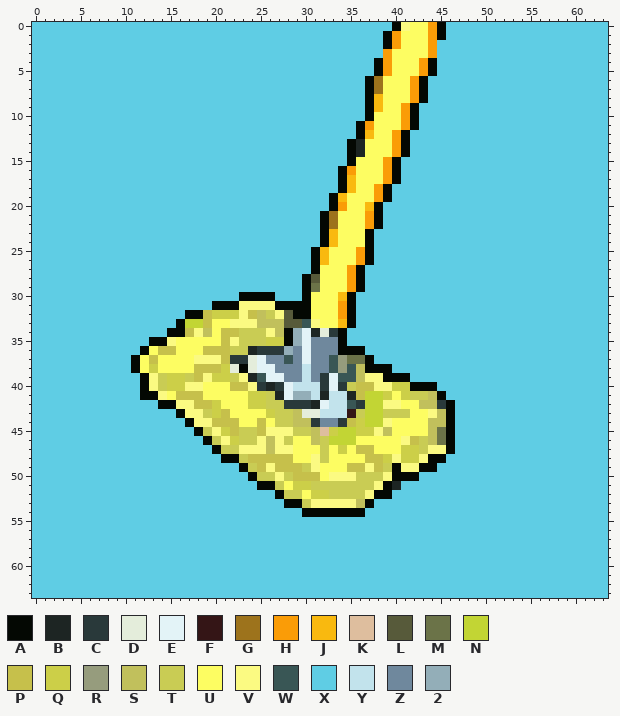
Edited in one commit: pixel-art sprite (img/jobPostingIcons/2.png). That is the earlier state.
The file is 64x64 pixels. Colours within 5 levels of each other are drawn and written as one.
Palette (. is transparent): A #040803  B #1d2523  C #29393a  D #e4eddb  E #e3f3f7  F #341516  G #9d731c  H #fa9c07  J #f9b90f  K #debe9e  L #575a3a  M #6b7348  N #c2d534  P #c6c04b  Q #cccf48  R #969c7d  S #c1c05c  T #c9cc54  U #fdfd62  V #fbfa82  W #395655  X #5fcde4  Y #c2e3ec  Z #6f889d  2 #93aeb8
Pixels before, first column x 0:
 0 XXXXXXXXXXXXXXXXXXXXXXXXXXXXXXXXXXXXXXXXAVUUHAXXXXXXXXXXXXXXXXXX
 1 XXXXXXXXXXXXXXXXXXXXXXXXXXXXXXXXXXXXXXXAHUUUHAXXXXXXXXXXXXXXXXXX
 2 XXXXXXXXXXXXXXXXXXXXXXXXXXXXXXXXXXXXXXXAHUUUHXXXXXXXXXXXXXXXXXXX
 3 XXXXXXXXXXXXXXXXXXXXXXXXXXXXXXXXXXXXXXXHUUUUHXXXXXXXXXXXXXXXXXXX
 4 XXXXXXXXXXXXXXXXXXXXXXXXXXXXXXXXXXXXXXAHUUUHAXXXXXXXXXXXXXXXXXXX
 5 XXXXXXXXXXXXXXXXXXXXXXXXXXXXXXXXXXXXXXAHUUUHAXXXXXXXXXXXXXXXXXXX
 6 XXXXXXXXXXXXXXXXXXXXXXXXXXXXXXXXXXXXXAGUUUHAXXXXXXXXXXXXXXXXXXXX
 7 XXXXXXXXXXXXXXXXXXXXXXXXXXXXXXXXXXXXXAGUUUHAXXXXXXXXXXXXXXXXXXXX
 8 XXXXXXXXXXXXXXXXXXXXXXXXXXXXXXXXXXXXXAJUUUHAXXXXXXXXXXXXXXXXXXXX
 9 XXXXXXXXXXXXXXXXXXXXXXXXXXXXXXXXXXXXXAJUUHAXXXXXXXXXXXXXXXXXXXXX
10 XXXXXXXXXXXXXXXXXXXXXXXXXXXXXXXXXXXXXAUUUHAXXXXXXXXXXXXXXXXXXXXX
11 XXXXXXXXXXXXXXXXXXXXXXXXXXXXXXXXXXXXAHUUUHAXXXXXXXXXXXXXXXXXXXXX
12 XXXXXXXXXXXXXXXXXXXXXXXXXXXXXXXXXXXXAJUUHAXXXXXXXXXXXXXXXXXXXXXX
13 XXXXXXXXXXXXXXXXXXXXXXXXXXXXXXXXXXXABUUUHAXXXXXXXXXXXXXXXXXXXXXX
14 XXXXXXXXXXXXXXXXXXXXXXXXXXXXXXXXXXXABUUUHAXXXXXXXXXXXXXXXXXXXXXX
15 XXXXXXXXXXXXXXXXXXXXXXXXXXXXXXXXXXXAUUUHAXXXXXXXXXXXXXXXXXXXXXXX
16 XXXXXXXXXXXXXXXXXXXXXXXXXXXXXXXXXXAHUUUHAXXXXXXXXXXXXXXXXXXXXXXX
17 XXXXXXXXXXXXXXXXXXXXXXXXXXXXXXXXXXAJUUUHAXXXXXXXXXXXXXXXXXXXXXXX
18 XXXXXXXXXXXXXXXXXXXXXXXXXXXXXXXXXXAJUUHAXXXXXXXXXXXXXXXXXXXXXXXX
19 XXXXXXXXXXXXXXXXXXXXXXXXXXXXXXXXXAJUUUHAXXXXXXXXXXXXXXXXXXXXXXXX
20 XXXXXXXXXXXXXXXXXXXXXXXXXXXXXXXXXAHUUJAXXXXXXXXXXXXXXXXXXXXXXXXX
21 XXXXXXXXXXXXXXXXXXXXXXXXXXXXXXXXAGUUUHAXXXXXXXXXXXXXXXXXXXXXXXXX
22 XXXXXXXXXXXXXXXXXXXXXXXXXXXXXXXXAGUUUHAXXXXXXXXXXXXXXXXXXXXXXXXX
23 XXXXXXXXXXXXXXXXXXXXXXXXXXXXXXXXAJUUUAXXXXXXXXXXXXXXXXXXXXXXXXXX
24 XXXXXXXXXXXXXXXXXXXXXXXXXXXXXXXXAJUUUAXXXXXXXXXXXXXXXXXXXXXXXXXX
25 XXXXXXXXXXXXXXXXXXXXXXXXXXXXXXXAJUUUHAXXXXXXXXXXXXXXXXXXXXXXXXXX
26 XXXXXXXXXXXXXXXXXXXXXXXXXXXXXXXAJUUUHAXXXXXXXXXXXXXXXXXXXXXXXXXX
27 XXXXXXXXXXXXXXXXXXXXXXXXXXXXXXXAUUUHAXXXXXXXXXXXXXXXXXXXXXXXXXXX
28 XXXXXXXXXXXXXXXXXXXXXXXXXXXXXXALUUUHAXXXXXXXXXXXXXXXXXXXXXXXXXXX
29 XXXXXXXXXXXXXXXXXXXXXXXXXXXXXXAMUUUHAXXXXXXXXXXXXXXXXXXXXXXXXXXX
30 XXXXXXXXXXXXXXXXXXXXXXXAAAAXXXAUUUJAXXXXXXXXXXXXXXXXXXXXXXXXXXXX
31 XXXXXXXXXXXXXXXXXXXXAAAVVVVAAAAUUUHAXXXXXXXXXXXXXXXXXXXXXXXXXXXX
32 XXXXXXXXXXXXXXXXXAAPQQQVPSTVLAAUUUHAXXXXXXXXXXXXXXXXXXXXXXXXXXXX
33 XXXXXXXXXXXXXXXXANNPUUVVVSSSLLWVUUJAXXXXXXXXXXXXXXXXXXXXXXXXXXXX
34 XXXXXXXXXXXXXXXAAPVSUPPTTTVSA2EBDCAXXXXXXXXXXXXXXXXXXXXXXXXXXXXX
35 XXXXXXXXXXXXXAAVUUUUUPVTTTQQA2EZZZAXXXXXXXXXXXXXXXXXXXXXXXXXXXXX
36 XXXXXXXXXXXXAUPPUUUPPPTTBCCC2ZEZZZAAAXXXXXXXXXXXXXXXXXXXXXXXXXXX
37 XXXXXXXXXXXAUPUUUUVVVPCCDEZZWZEZZWRMMAXXXXXXXXXXXXXXXXXXXXXXXXXX
38 XXXXXXXXXXXAUQUUUUPPPQDADEEZZZYZZWRWSAAAXXXXXXXXXXXXXXXXXXXXXXXX
39 XXXXXXXXXXXXAVTQQTPVQQTVBWEEZZYZCEWWSVVAAAXXXXXXXXXXXXXXXXXXXXXX
40 XXXXXXXXXXXXAVTQQVVUUUPPVCBCEYYYCECTPPVVQQAAAXXXXXXXXXXXXXXXXXXX
41 XXXXXXXXXXXXAAVUPPPUUUUUQQTBE22YBYYBPNNQUQTTSAXXXXXXXXXXXXXXXXXX
42 XXXXXXXXXXXXXXAAVVPPQUUUQQTTCCCBEYYWCNNVVUUSSCAXXXXXXXXXXXXXXXXX
43 XXXXXXXXXXXXXXXXAVVTQPUUUUQTTSDDYYYFTNNTTTUUVSAXXXXXXXXXXXXXXXXX
44 XXXXXXXXXXXXXXXXXAVVPPPUUPUTTSSCZZCPQNNVUUUUSSAXXXXXXXXXXXXXXXXX
45 XXXXXXXXXXXXXXXXXXATVQPTTPVVVTTSKQNNQQVSUUUUSMAXXXXXXXXXXXXXXXXX
46 XXXXXXXXXXXXXXXXXXXATVQTTVSVTUUSTNNNUUUUUVPTSMAXXXXXXXXXXXXXXXXX
47 XXXXXXXXXXXXXXXXXXXXATTVVVSVVUUUTUQUPPUUUQQTVVAXXXXXXXXXXXXXXXXX
48 XXXXXXXXXXXXXXXXXXXXXAATPPPPPUUVTUUUUPPQVQQVAAXXXXXXXXXXXXXXXXXX
49 XXXXXXXXXXXXXXXXXXXXXXXATPVPPPTVUUUPPVPTAVVAAXXXXXXXXXXXXXXXXXXX
50 XXXXXXXXXXXXXXXXXXXXXXXXATTVTPPPUVVVTTTVAAAXXXXXXXXXXXXXXXXXXXXX
51 XXXXXXXXXXXXXXXXXXXXXXXXXAATUQQTTTTTTTVABXXXXXXXXXXXXXXXXXXXXXXX
52 XXXXXXXXXXXXXXXXXXXXXXXXXXXATTUQQTTTTVAAXXXXXXXXXXXXXXXXXXXXXXXX
53 XXXXXXXXXXXXXXXXXXXXXXXXXXXXAATVVVVVSAXXXXXXXXXXXXXXXXXXXXXXXXXX
54 XXXXXXXXXXXXXXXXXXXXXXXXXXXXXXAAAAAAAXXXXXXXXXXXXXXXXXXXXXXXXXXX
55 XXXXXXXXXXXXXXXXXXXXXXXXXXXXXXXXXXXXXXXXXXXXXXXXXXXXXXXXXXXXXXXX
56 XXXXXXXXXXXXXXXXXXXXXXXXXXXXXXXXXXXXXXXXXXXXXXXXXXXXXXXXXXXXXXXX
57 XXXXXXXXXXXXXXXXXXXXXXXXXXXXXXXXXXXXXXXXXXXXXXXXXXXXXXXXXXXXXXXX
58 XXXXXXXXXXXXXXXXXXXXXXXXXXXXXXXXXXXXXXXXXXXXXXXXXXXXXXXXXXXXXXXX
59 XXXXXXXXXXXXXXXXXXXXXXXXXXXXXXXXXXXXXXXXXXXXXXXXXXXXXXXXXXXXXXXX
60 XXXXXXXXXXXXXXXXXXXXXXXXXXXXXXXXXXXXXXXXXXXXXXXXXXXXXXXXXXXXXXXX
61 XXXXXXXXXXXXXXXXXXXXXXXXXXXXXXXXXXXXXXXXXXXXXXXXXXXXXXXXXXXXXXXX
62 XXXXXXXXXXXXXXXXXXXXXXXXXXXXXXXXXXXXXXXXXXXXXXXXXXXXXXXXXXXXXXXX
63 XXXXXXXXXXXXXXXXXXXXXXXXXXXXXXXXXXXXXXXXXXXXXXXXXXXXXXXXXXXXXXXX
After:
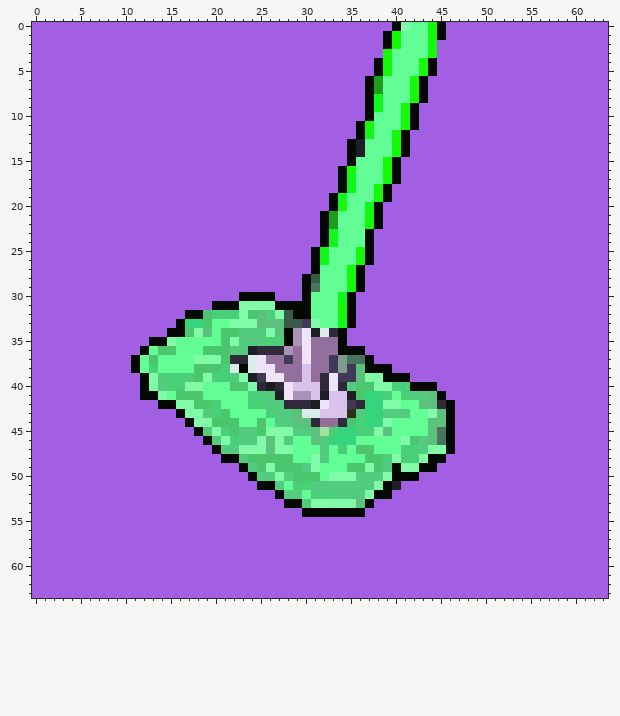
From old to new:
Colour 2 changes from #93aeb8 to #a993b8.
Colour B changes from #1d2523 to #1e1d25.
Colour C changes from #29393a to #30293a.
Colour D changes from #e4eddb to #dbedea.
Colour E changes from #e3f3f7 to #eee3f7.
Colour F changes from #341516 to #2b3415.
Colour G changes from #9d731c to #1c9d1d.
Colour H changes from #fa9c07 to #14fa07.
Colour J changes from #f9b90f to #0ff91d.
Colour K changes from #debe9e to #a8de9e.
Colour L changes from #575a3a to #3a5a48.
Colour M changes from #6b7348 to #48735e.
Colour N changes from #c2d534 to #34d57c.
Colour P changes from #c6c04b to #4bc66e.
Colour Q changes from #cccf48 to #48cf78.
Colour R changes from #969c7d to #7d9c8d.
Colour S changes from #c1c05c to #5cc17c.
Colour T changes from #c9cc54 to #54cc7f.
Colour U changes from #fdfd62 to #62fd95.
Colour V changes from #fbfa82 to #82fba9.
Colour W changes from #395655 to #423956.
Colour X changes from #5fcde4 to #a25fe4.
Colour Y changes from #c2e3ec to #d9c2ec.
Colour Z changes from #6f889d to #936f9d.
